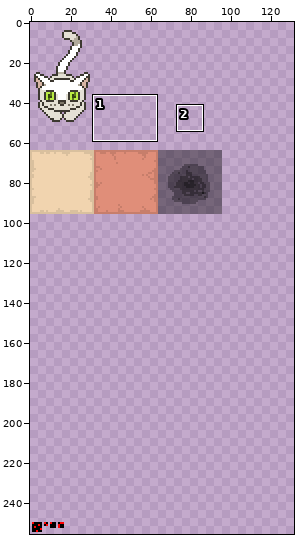
Edited in one commit: sprite sheet (res/sprites.png). The picture above shows the old version from afar; the outline marks the close-up.
Close-up. First the earlier version:
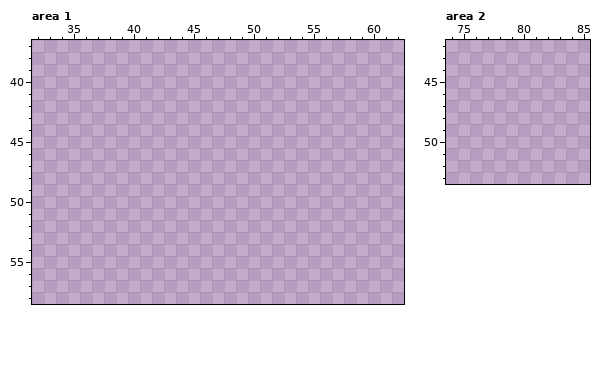
The file is 256x256 pixels. Colours within 5 levels of each other are drawn and written as one. Shown: area 1: x 32..62, y 37..58; area 2: x 74..85, y 42..53. The wide view leaves out empty margins. The commit also changed other parts of the picture, which this record leaves out.
Palette (. is transparent): 
And afterwards:
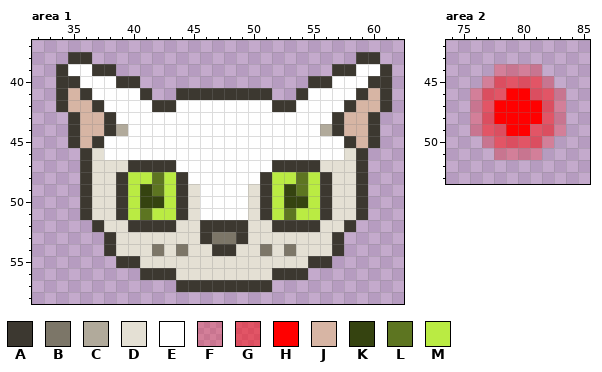
Colours new in this view: A #3c3830  B #7c7668  C #b1aa9b  D #e4e0d4  E #ffffff  F #ff000040  G #ff000080  H #ff0000  J #d7b5a4  K #354310  L #5d7521  M #baeb43
Edits made:
Area 1:
Colour A is added in row 38 at x 35 to 36 and 59 to 60; in row 39 at x 34, 37 to 38, 57 to 58 and 61; in row 40 at x 34 to 35, 39 to 40, 55 to 56 and 60 to 61; in row 41 at x 34, 36, 41, 44 to 51, 54, 59 and 61; in row 42 at x 34, 37, 42 to 43, 52 to 53, 58 and 61; in rows 43 to 44 at x 35, 38, 57 and 60.
Colour A is added in row 45 at x 35, 37, 58 and 60; in row 46 at x 36 and 59; in row 47 at x 36, 40 to 43, 52 to 55 and 59; in rows 48 to 51 at x 36, 39, 44, 51, 56 and 59; in row 52 at x 37, 40 to 43, 46 to 49, 52 to 55 and 58; in row 53 at x 38, 46, 49 and 57.
Colour A is added in row 54 at x 38, 47 to 48 and 57; in row 55 at x 39 to 40 and 55 to 56; in row 56 at x 41 to 43 and 52 to 54; in row 57 at x 44 to 51.
Colour B is added in row 53 at x 47 to 48; in row 54 at x 42, 44, 51 and 53.
Colour C is added in row 44 at x 39 and 56.
Colour D is added in row 46 at x 37 and 58; in row 47 at x 37 to 39 and 56 to 58; in row 48 at x 37 to 38 and 57 to 58; in rows 49 to 51 at x 37 to 38, 45, 50 and 57 to 58; in row 52 at x 38 to 39, 44 to 45, 50 to 51 and 56 to 57; in row 53 at x 39 to 45 and 50 to 56.
Colour D is added in row 54 at x 39 to 41, 43, 45 to 46, 49 to 50, 52 and 54 to 56; in row 55 at x 41 to 54; in row 56 at x 44 to 51.
Colour E is added in row 39 at x 35 to 36 and 59 to 60; in row 40 at x 36 to 38 and 57 to 59; in row 41 at x 37 to 40 and 55 to 58; in row 42 at x 38 to 41, 44 to 51 and 54 to 57; in row 43 at x 39 to 56; in row 44 at x 40 to 55.
Colour E is added in rows 45 to 46 at x 38 to 57; in row 47 at x 44 to 51; in row 48 at x 45 to 50; in rows 49 to 51 at x 46 to 49.
Colour J is added in row 41 at x 35 and 60; in row 42 at x 35 to 36 and 59 to 60; in rows 43 to 44 at x 36 to 37 and 58 to 59; in row 45 at x 36 and 59.
Colour K is added in row 49 at x 41 and 53; in row 50 at x 41 to 42 and 53 to 54.
Colour L is added in rows 48 to 49 at x 42 and 54; in row 51 at x 41 and 53.
Colour M is added in row 48 at x 40 to 41, 43, 52 to 53 and 55; in rows 49 to 50 at x 40, 43, 52 and 55; in row 51 at x 40, 42 to 43, 52 and 54 to 55.
Area 2:
Colour F is added in row 44 at x 78 to 81; in row 45 at x 77 and 82; in rows 46 to 49 at x 76 and 83; in row 50 at x 77 and 82; in row 51 at x 78 to 81.
Colour G is added in row 45 at x 78 to 81; in row 46 at x 77 to 78 and 81 to 82; in rows 47 to 48 at x 77 and 82; in row 49 at x 77 to 78 and 81 to 82; in row 50 at x 78 to 81.
Colour H is added in row 46 at x 79 to 80; in rows 47 to 48 at x 78 to 81; in row 49 at x 79 to 80.
Boxes around the changes in both close-ups, in picture pixels (x1, y1, x2, y2):
added: (56, 52, 392, 292)
added: (470, 64, 566, 160)
